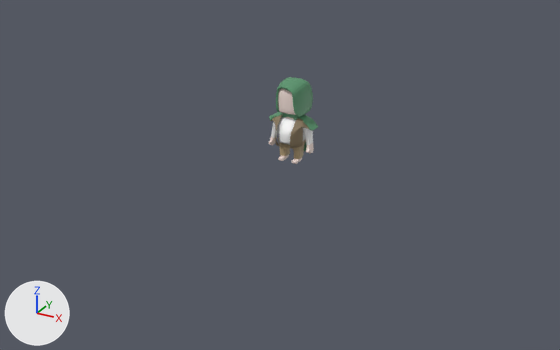
A saved change to the Blender file models/frodo/frodo.blend.
Both versions are drawn from a camera (50 mm lens) standing at (9.86, -18.69, 5.62) and looking at (0.48, -1.63, -2.91). The axes (+X, +Y, +Z) are drawn at lower left. The lights are the same throughout.

Before the edit, the objects in view are built like this:
```python
me_cube = bpy.data.meshes.new('Cube')
me_cube.from_pydata(...)  # 516 vertices, 479 faces; spans x -1.88..1.71, y -1.31..1.0, z -4.92..1.0
# faces by material slot: [234, 245]
me_cube.materials.append(mat_skin)  # white #f4e0d9
me_cube.materials.append(mat_shirt_001)  # white #fbfbfb
me_cube_003 = bpy.data.meshes.new('Cube.003')
me_cube_003.from_pydata(...)  # 108 vertices, 88 faces; spans x -1.68..1.54, y -1.12..1.07, z -3.25..1.39
me_cube_003.materials.append(mat_material_002)  # green #58946d
ob_cloak = bpy.data.objects.new('cloak', me_cube_003)
ob_cloak.location = (0.0, 0.04, -1.29)
ob_cloak.scale = (0.492, 0.492, 0.492)
_m = ob_cloak.modifiers.new('Subdivision', 'SUBSURF')
_m = ob_cloak.modifiers.new('Solidify', 'SOLIDIFY')
_m.thickness = 0.1
ob_cube = bpy.data.objects.new('Cube', me_cube)
ob_cube.location = (0.0, 0.0, -1.24)
ob_cube.scale = (0.38, 0.38, 0.38)
_m = ob_cube.modifiers.new('Subdivision', 'SUBSURF')
```
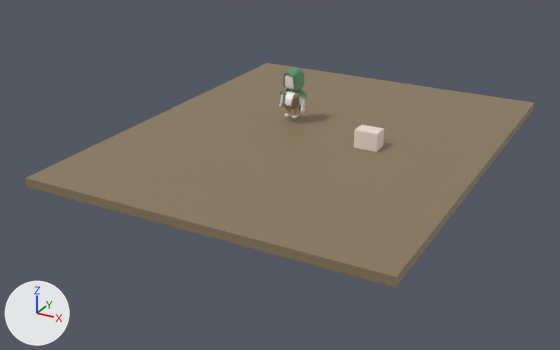
Commit message: frodo moves

Where the change shows, as pixel boxes [x1, y1, x2, y2] in the pictures (560 x 350 px):
'Floor', added (brown): after [25, 63, 534, 288]
'Cube', moved, rescaled (41% narrower, 42% shorter): before [269, 88, 314, 164]; after [279, 74, 305, 118]
'cloak', moved, rescaled (40% narrower, 41% shorter): before [269, 77, 318, 151]; after [279, 68, 308, 111]
'Torus.001', added: after [354, 125, 384, 152]

What changed in the scene script:
```text
Add mat_material_003:
    mat_material_003 = principled_material('Material.003')
    mat_material_003.base_color = (0.906, 0.749, 0.694)  # white #f4e0d9
Add mat_material_001:
    mat_material_001 = principled_material('Material.001')
    mat_material_001.base_color = (0.255, 0.192, 0.11)  # brown #8a795d
Add me_cube_002:
    me_cube_002.from_pydata(...)  # a box spanning x -0.321..0.321, y -0.235..0.235, z -0.247..0.247
    me_cube_002.materials.append(mat_material_003)  # white #f4e0d9
Add me_cube_001:
    me_cube_001.from_pydata(...)  # a box spanning x -3.77..3.77, y -0.35..0.35, z -0.11..0.11
    me_cube_001.materials.append(mat_material_001)  # brown #8a795d
Change ob_cube:
    ob_cube.location: (0.0, 0.0, -1.24) -> (0.0, 0.0, -0.71)
    ob_cube.scale: (0.38, 0.38, 0.38) -> (0.217, 0.217, 0.217)
Change ob_cloak:
    ob_cloak.location: (0.0, 0.04, -1.29) -> (0.0, 0.02, -0.74)
    ob_cloak.scale: (0.492, 0.492, 0.492) -> (0.28, 0.28, 0.28)
Add ob_torus_001:
    ob_torus_001 = bpy.data.objects.new('Torus.001', me_cube_002)
    ob_torus_001.location = (2.68, -0.77, -1.71)
Add ob_floor:
    ob_floor = bpy.data.objects.new('Floor', me_cube_001)
    ob_floor.location = (0.98, -0.77, -2.07)
    ob_floor.scale = (1.26, 17.0, 1.0)
```
